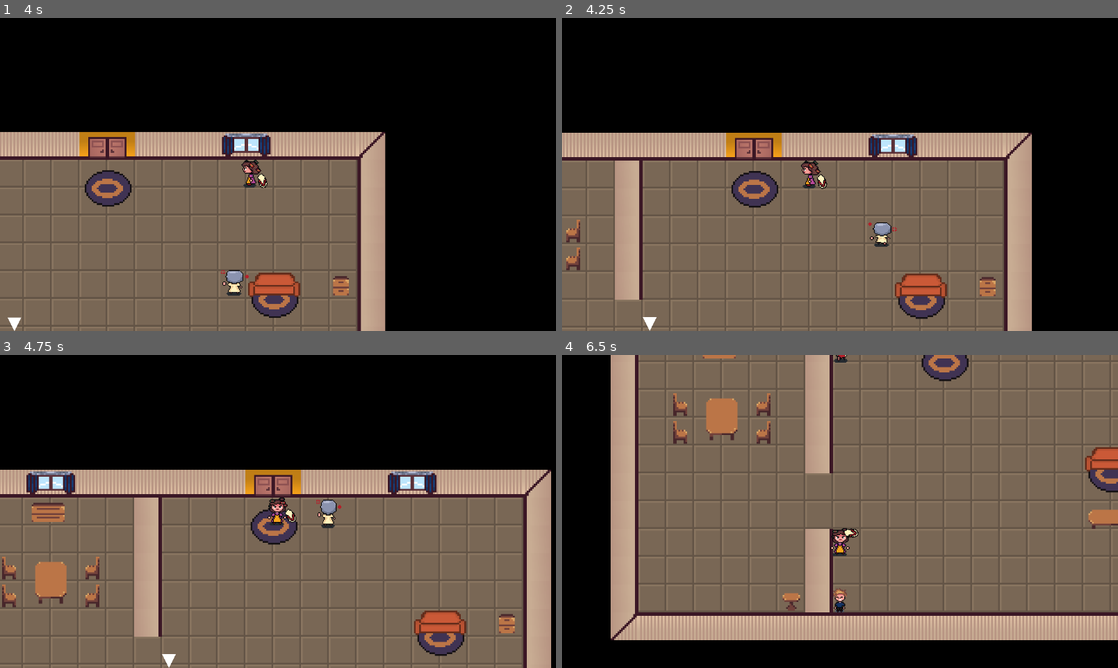
Above: before the commit, frames 1-4 (two rows, left to right).
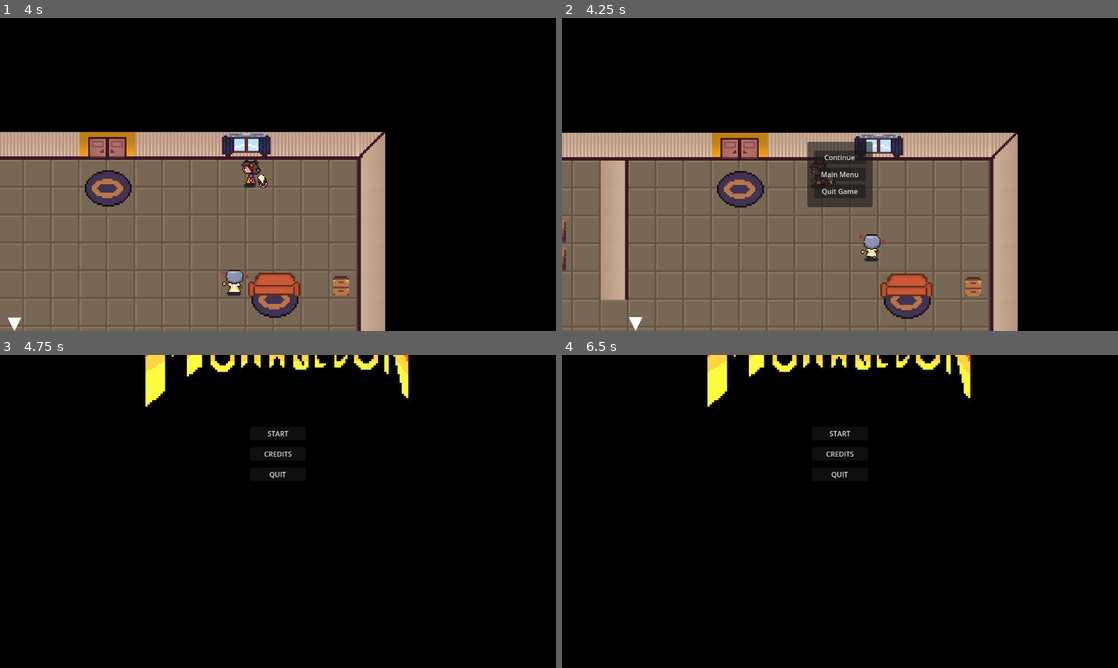
Above: after the commit, the same moments.

Repository: alfroids/Mama-Bazooka-
Game: Godot game, scene res://scenes/level/level.tscn
The game is run twice, just before and just after one commit, with the same random seed, the same clock (stepped at 60 frames per second) and the same inputs. This scene is started directly instead of the project's main scene.
Inputs (mouse positions are in pixels of both pictures, inside the frame that each line leads up to):
- Up to frame 1 (4 s): move the mouse to (400, 158) at 0.52 s; press the mouse at (400, 158) at 0.53 s; hold D (move_right) 0.53-1.28 s; move the mouse to (166, 190) at 1.27 s; release the mouse at (166, 190) at 1.28 s; hold S (move_down) 1.28-2.03 s; tap E (interact) at 1.35, 2.85 s; move the mouse to (333, 105) at 2.02 s; press the mouse at (333, 105) at 2.03 s; hold D (move_right) 2.03-2.78 s; move the mouse to (250, 237) at 2.77 s; release the mouse at (250, 237) at 2.78 s; hold W (move_up) 2.78-3.53 s; click (250, 237) at 2.92 s; move the mouse to (444, 221) at 3.52 s; press the mouse at (444, 221) at 3.53 s; hold A (move_left) from 3.53 s (still down)
- Up to frame 2 (4.25 s): keep holding A (move_left); tap Escape (pause, bound only after the commit) at 4.15 s
- Up to frame 3 (4.75 s): release A (move_left) at 4.25 s; release the mouse at (444, 558) at 4.25 s; click (278, 511) at 4.25 s, where only the run after the commit has a clickable "Main Menu"
- Up to frame 4 (6.5 s): move the mouse to (673, 464) at 5.02 s; hold A (move_left) 5.03-5.78 s; tap E (interact) at 5.1 s; move the mouse to (867, 511) at 5.77 s; press the mouse at (867, 511) at 5.78 s; hold S (move_down) from 5.78 s (still down)

Frame 1 is identical in both runs. In frame 2, 14% of the frame differs, in the area x 0-85%, y 36-100%; in frame 3, 64%; in frame 4, 83%, in the area x 8-100%, y 0-92%.

Commit message:
Implement pause menu
TODO: bug when going back to the main menu

Diff:
--- a/project.godot
+++ b/project.godot
@@ -84,6 +84,11 @@
 "events": [Object(InputEventMouseButton,"resource_local_to_scene":false,"resource_name":"","device":-1,"window_id":0,"a …(258 unchanged characters)…
 ]
 }
+pause={
+"deadzone": 0.5,
+"events": [Object(InputEventKey,"resource_local_to_scene":false,"resource_name":"","device":-1,"window_id":0,"alt_pressed":false,"shift_pressed":false,"ctrl_pressed":false,"meta_pressed":false,"pressed":false,"keycode":0,"physical_keycode":4194305,"key_label":0,"unicode":0,"location":0,"echo":false,"script":null)
+]
+}
 
 [layer_names]
 
--- a/scenes/level/level.gd
+++ b/scenes/level/level.gd
@@ -16,6 +16,8 @@
 @onready var is_level_over: bool = false
 @onready var defeat_timer: Timer = $DefeatTimer as Timer
 @onready var horde_timer: Timer = $HordeTimer as Timer
+@onready var pause_menu: Control = $Menus/PauseMenu as Control
+@onready var defeat_screen: Control = $Menus/DefeatScreen as Control
 
 
 func _ready() -> void:
@@ -61,3 +63,8 @@
 func _on_child_fainted() -> void:
 	is_level_over = true
 	horde_size += 1
+
+
+func _unhandled_input(event: InputEvent) -> void:
+	if event.is_action_pressed(&"pause"):
+		pause_menu.enable()
--- a/scenes/level/level.tscn
+++ b/scenes/level/level.tscn
@@ -1,10 +1,12 @@
-[gd_scene load_steps=6 format=3 uid="uid://dbr6xl6doimet"]
+[gd_scene load_steps=8 format=3 uid="uid://dbr6xl6doimet"]
 
 [ext_resource type="Script" path="res://scenes/level/level.gd" id="1_ips7j"]
 [ext_resource type="PackedScene" uid="uid://bfxp3a4g5esn8" path="res://scenes/houses/house.tscn" id="2_mxujt"]
 [ext_resource type="PackedScene" uid="uid://cllgnoyqonuhs" path="res://scenes/player/player.tscn" id="3_q0yef"]
 [ext_resource type="PackedScene" uid="uid://dk3uk82jpnnu8" path="res://scenes/child/child.tscn" id="4_siesw"]
 [ext_resource type="PackedScene" uid="uid://d0fe468t2pbld" path="res://scenes/mother/mother.tscn" id="5_1ghes"]
+[ext_resource type="PackedScene" uid="uid://bdwycipbwnmda" path="res://scenes/menus/pause_menu.tscn" id="6_l87us"]
+[ext_resource type="PackedScene" uid="uid://dfkgnnn12no7" path="res://scenes/menus/defeat_screen.tscn" id="7_gt0ch"]
 
 [node name="Level" type="Node2D"]
 script = ExtResource("1_ips7j")
@@ -23,5 +25,13 @@
 one_shot = true
 autostart = true
 
+[node name="Menus" type="CanvasLayer" parent="."]
+
+[node name="PauseMenu" parent="Menus" instance=ExtResource("6_l87us")]
+visible = false
+
+[node name="DefeatScreen" parent="Menus" instance=ExtResource("7_gt0ch")]
+visible = false
+
 [connection signal="timeout" from="DefeatTimer" to="." method="_on_defeat_timer_timeout"]
 [connection signal="timeout" from="HordeTimer" to="." method="_on_horde_timer_timeout"]
--- /dev/null
+++ b/scenes/menus/defeat_screen.tscn
@@ -0,0 +1,9 @@
+[gd_scene format=3 uid="uid://dfkgnnn12no7"]
+
+[node name="DefeatScreen" type="Control"]
+layout_mode = 3
+anchors_preset = 15
+anchor_right = 1.0
+anchor_bottom = 1.0
+grow_horizontal = 2
+grow_vertical = 2
--- /dev/null
+++ b/scenes/menus/pause_menu.gd
@@ -0,0 +1,31 @@
+extends Control
+
+
+const TITLE_SCREEN: String = "res://scenes/menus/title_screen.tscn"
+
+
+func enable() -> void:
+	visible = true
+	get_tree().paused = true
+
+
+func disable() -> void:
+	visible = false
+	get_tree().paused = false
+
+
+#func _unhandled_input(event: InputEvent) -> void:
+	#if visible and event.is_action_pressed(&"pause"):
+		#disable()
+
+
+func _on_continue_button_pressed() -> void:
+	disable()
+
+
+func _on_title_screen_button_pressed() -> void:
+	get_tree().change_scene_to_file(TITLE_SCREEN)
+
+
+func _on_quit_button_pressed() -> void:
+	get_tree().quit()
--- /dev/null
+++ b/scenes/menus/pause_menu.tscn
@@ -0,0 +1,61 @@
+[gd_scene load_steps=2 format=3 uid="uid://bdwycipbwnmda"]
+
+[ext_resource type="Script" path="res://scenes/menus/pause_menu.gd" id="1_80s3w"]
+
+[node name="PauseMenu" type="Control"]
+process_mode = 3
+layout_mode = 3
+anchors_preset = 15
+anchor_right = 1.0
+anchor_bottom = 1.0
+grow_horizontal = 2
+grow_vertical = 2
+script = ExtResource("1_80s3w")
+
+[node name="Panel" type="Panel" parent="."]
+custom_minimum_size = Vector2(150, 150)
+layout_mode = 1
+anchors_preset = 8
+anchor_left = 0.5
+anchor_top = 0.5
+anchor_right = 0.5
+anchor_bottom = 0.5
+offset_left = -20.0
+offset_top = -20.0
+offset_right = 20.0
+offset_bottom = 20.0
+grow_horizontal = 2
+grow_vertical = 2
+
+[node name="MarginContainer" type="MarginContainer" parent="Panel"]
+layout_mode = 1
+anchors_preset = 15
+anchor_right = 1.0
+anchor_bottom = 1.0
+grow_horizontal = 2
+grow_vertical = 2
+theme_override_constants/margin_left = 16
+theme_override_constants/margin_top = 16
+theme_override_constants/margin_right = 16
+theme_override_constants/margin_bottom = 16
+
+[node name="VBoxContainer" type="VBoxContainer" parent="Panel/MarginContainer"]
+layout_mode = 2
+theme_override_constants/separation = 8
+alignment = 1
+
+[node name="ContinueButton" type="Button" parent="Panel/MarginContainer/VBoxContainer"]
+layout_mode = 2
+text = "Continue"
+
+[node name="TitleScreenButton" type="Button" parent="Panel/MarginContainer/VBoxContainer"]
+layout_mode = 2
+text = "Main Menu"
+
+[node name="QuitButton" type="Button" parent="Panel/MarginContainer/VBoxContainer"]
+layout_mode = 2
+text = "Quit Game"
+
+[connection signal="pressed" from="Panel/MarginContainer/VBoxContainer/ContinueButton" to="." method="_on_continue_button_pressed"]
+[connection signal="pressed" from="Panel/MarginContainer/VBoxContainer/TitleScreenButton" to="." method="_on_title_screen_button_pressed"]
+[connection signal="pressed" from="Panel/MarginContainer/VBoxContainer/QuitButton" to="." method="_on_quit_button_pressed"]
--- a/scenes/menus/title_screen.gd
+++ b/scenes/menus/title_screen.gd
@@ -3,9 +3,12 @@
 
 @export_file("*.tscn") var tutorial: String
 
+@onready var animation_player: AnimationPlayer = $AnimationPlayer as AnimationPlayer
+
 
 func _ready() -> void:
 	AudioController.play_titlescreen_song()
+	animation_player.play(&"revealing_info")
 
 
 func _on_start_pressed():
--- a/scenes/menus/title_screen.tscn
+++ b/scenes/menus/title_screen.tscn
@@ -256,7 +256,6 @@
 libraries = {
 "": SubResource("AnimationLibrary_dlmbh")
 }
-autoplay = "revealing_info"
 
 [connection signal="pressed" from="MarginContainer/VBoxContainer/Start" to="." method="_on_start_pressed"]
 [connection signal="pressed" from="MarginContainer/VBoxContainer/Credits" to="." method="_on_credits_pressed"]
